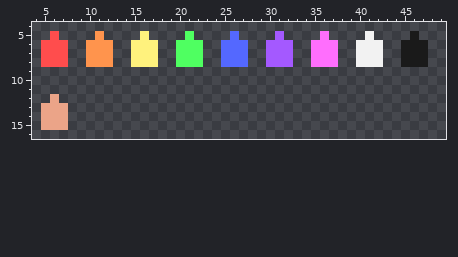
Pixel-art file, stored at assets/Sprites/Pallete.aseprite. Above: the version before the commit.
64x64 pixels, 1 frame. Shown: x 4..49, y 4..16.
The same view after the edit:
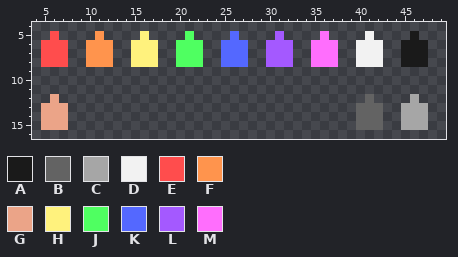
Palette (. is transparent): A #1a1a1a  B #636363  C #a6a6a6  D #f2f2f2  E #ff4d4d  F #ff944d  G #eba488  H #fff27d  J #4fff61  K #5468ff  L #a459ff  M #ff6efd
Edits made:
{"y":12,"x":41,"old":".","new":"B"}
{"y":12,"x":46,"old":".","new":"C"}
{"y":13,"x":40,"old":"...","new":"BBB"}
{"y":13,"x":45,"old":"...","new":"CCC"}
{"y":14,"x":40,"old":"...","new":"BBB"}
{"y":14,"x":45,"old":"...","new":"CCC"}
{"y":15,"x":40,"old":"...","new":"BBB"}
{"y":15,"x":45,"old":"...","new":"CCC"}
{"label":"added","picture_box":[356,94,428,130]}
